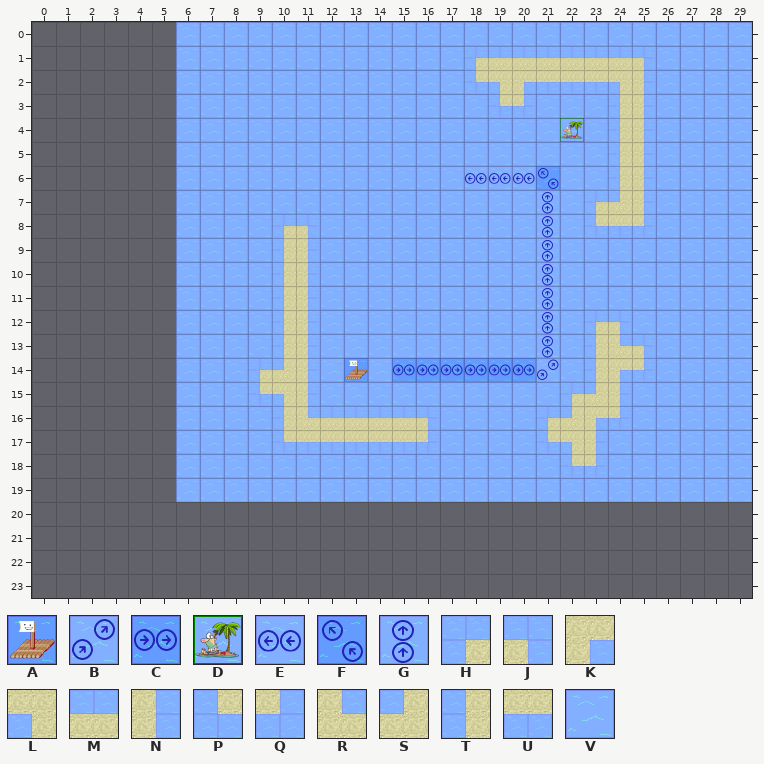
Tiled map (JSON): TechnicalPrototype/core/assets/levels/3CurrentTutorial.json. That is the earlier state.
Cells are 50x50 px. Shown: x 0..29, y 0..23. The old version is drawn lined up with the new one.
Key: from "updatedTiledSet": A 0 "Raft", B 3 "Current", C 4 "Current", D 9 "Goal", E 11 "Current", F 12 "Current", G 13 "Current", H 28 "Rock", J 29 "Rock", K 30 "Rock", L 31 "Rock", M 32 "Rock", N 33 "Rock", P 35 "Rock", Q 36 "Rock", R 37 "Rock", S 38 "Rock", T 39 "Rock", U 40 "Rock", V 41.
_ is an empty cell, # one hidden under a higher layer.
Layer "Environment" before, first column x 0:
 0 ______VVVVVVVVVVVVVVVVVVVVVVVV
 1 ______VVVVVVVVVVVVHMMMMMMJVVVV
 2 ______VVVVVVVVVVVVPLKUUULNVVVV
 3 ______VVVVVVVVVVVVVPQVVVTNVVVV
 4 ______VVVVVVV#VVVVVVVVDVTNVVVV
 5 ______VVVVVVVVVVVVVVVVVVTNVVVV
 6 ______VVVVVVVVVVVVEEEFVVTNVVVV
 7 ______VVVVVVVVVVVVVVVGVHSNVVVV
 8 ______VVVVHJVVVVVVVVVGVPUQVVVV
 9 ______VVVVTNVVVVVVVVVGVVVVVVVV
10 ______VVVVTNVVVVVVVVVGVVVVVVVV
11 ______VVVVTNVVVVVVVVVGVVVVVVVV
12 ______VVVVTNVVVVVVVVVGVHJVVVVV
13 ______VVVVTNVVVVVVVVVGVTRJVVVV
14 ______VVVHSNVAVCCCCCCBVTKQVVVV
15 ______VVVPLNVVVVVVVVVVHSNVVVVV
16 ______VVVVTRMMMMJVVVVHSKQVVVVV
17 ______VVVVPUUUUUQVVVVPLNVVVVVV
18 ______VVVVVVVVVVVVVVVVPQVVVVVV
19 ______VVVVVVVVVVVVVVVVVVVVVVVV
20 ______________________________
21 ______________________________
22 ______________________________
23 ______________________________
The result:
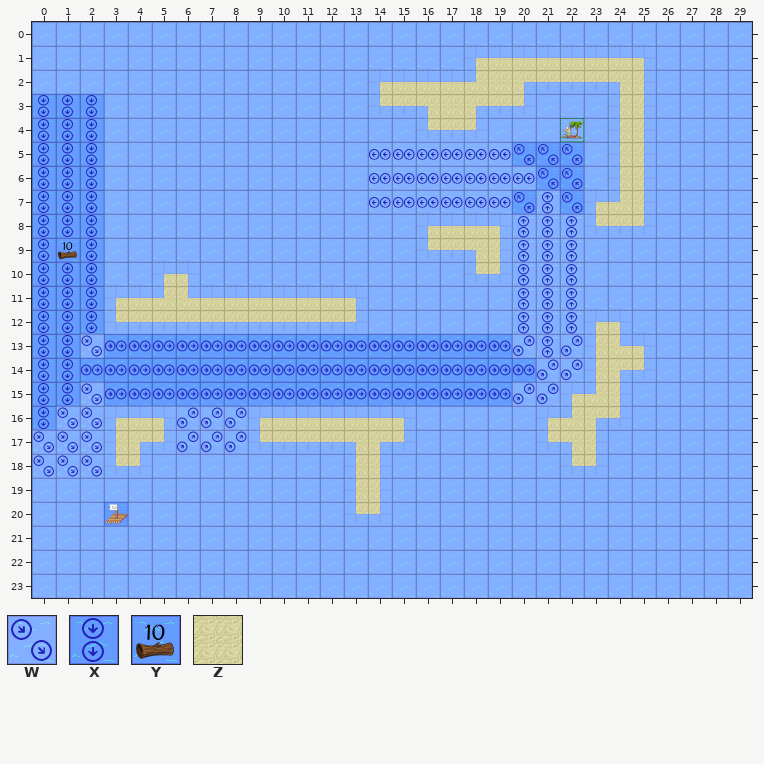
Further tiles: from "updatedTiledSet": W 5 "Current", X 6 "Current", Y 24 "Wood", Z 34 "Rock".
From the commit log: adjust initial health and level 2 adn 3
From old to new:
Changed rows in their new state; . is an unchanged cell.
map size 24x20 -> 30x24 cells (old content now starts at 6,0; both pictures use the new coordinates)
Layer "Environment":
first column x 0:
 0 VVVVVV........................
 1 VVVVVV........................
 2 VVVVVV........HMMMSZ..........
 3 XXXVVV........PULZKU..........
 4 XXXVVV..........PUQ...........
 5 XXXVVV........EEEEEEFFF.......
 6 XXXVVV........EEEE....F.......
 7 XXXVVV........EEEEEEF.F.......
 8 XXXVVV....VV....HMMJG.G.......
 9 X.XVVV....VV....PULNG.G.......
10 XXXVVHJ...VV......PQG.G.......
11 XXXHMSRMMMMMMJ......G.G.......
12 XXXPUUUUUUUUUQ......G.G.......
13 XXWCCCCCCCCCCCCCCCCCB.B.......
14 XXCCCCCCCCCCCCC.......B.......
15 XXWCCCCCCCCCCCCCCCCCBB........
16 XWWHMJBBBHMM...JV.............
17 WWWTKQBBBPU..LKQV.............
18 WWWPQV.......TN...............
19 VVVVVV.......TN...............
20 VVVAVVVVVVVVVPQVVVVVVVVVVVVVVV
21 VVVVVVVVVVVVVVVVVVVVVVVVVVVVVV
22 VVVVVVVVVVVVVVVVVVVVVVVVVVVVVV
23 VVVVVVVVVVVVVVVVVVVVVVVVVVVVVV
Layer "Collectable":
first column x 1:
 9 Y
